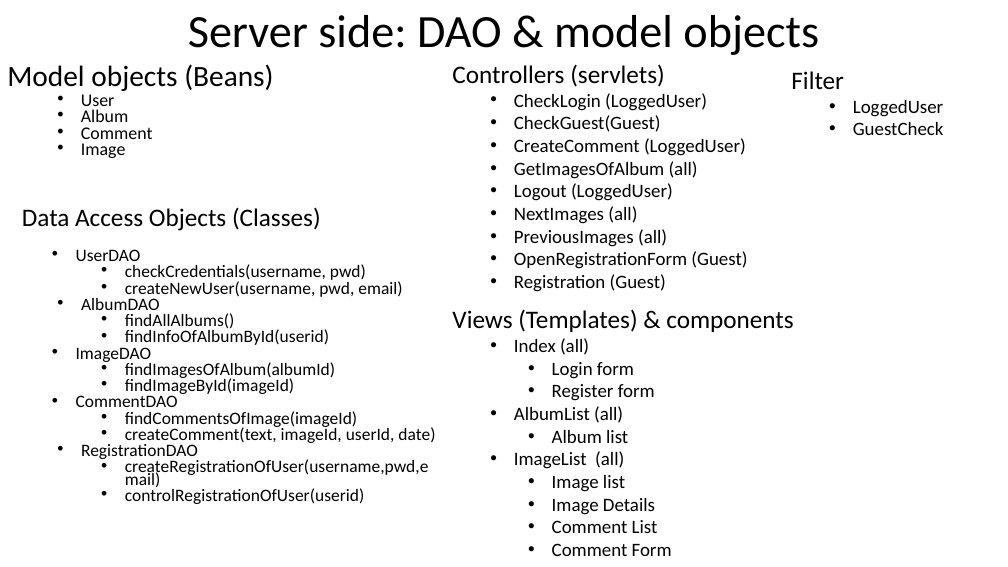
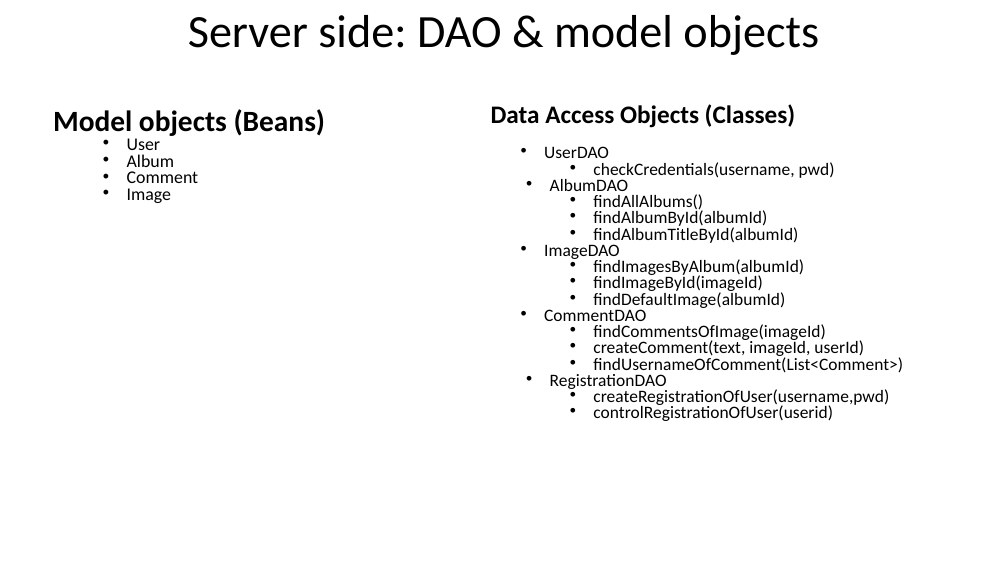
Before and after one commit to Giulsmoon/TecnologiePerIlWeb_Project1, a slide deck: slide 5 of Presentazioni Powerpoint/Progetto1_versione_PURE_HTML.pptx. Drawn at 1008x567 pixels with LibreOffice and Linux fonts; fonts in the diff are those of the drawing. Boxes give left, top, right and bottom in pixels: in the first picture for what was removed or moved away, otherwise in the second. Text is boxed around its words. In the diff, an @@ line names an element or a change of style, - is before the commit and + after.

```diff
--- a/Presentazioni Powerpoint/Progetto1_versione_PURE_HTML.pptx
+++ b/Presentazioni Powerpoint/Progetto1_versione_PURE_HTML.pptx
@@ text removed at (452,64,747,292) @@
-Controllers (servlets)
-  • CheckLogin (LoggedUser)
-  • CheckGuest(Guest)
-  • CreateComment (LoggedUser)
-  • GetImagesOfAlbum (all)
-  • Logout (LoggedUser)
-  • NextImages (all)
-  • PreviousImages (all)
-  • OpenRegistrationForm (Guest)
-  • Registration (Guest)
@@ text removed at (791,71,944,135) @@
-Filter
-  • LoggedUser
-  • GuestCheck
@@ text "Model objects (Beans)": place and size @@
-text "Model objects (Beans)" at (7,64,273,158)
+text "Model objects (Beans)" at (53,109,326,203)
@@ text at (53,109,326,136): bold on in "Model objects (Beans)" @@
@@ text "Data Access Objects (Classes)": place and size @@
-text "Data Access Objects (Classes)" at (22,207,435,504)
+text "Data Access Objects (Classes)" at (491,104,903,421)
@@ text at (491,104,795,128): bold on in "Data Access Objects (Classes)" @@
@@ text at (593,209,798,245): text changed @@
-    • findInfoOfAlbumById(userid)
+    • findAlbumById(albumId)
+    • findAlbumTitleById(albumId)
@@ text at (593,259,804,277): text changed @@
-    • findImagesOfAlbum(albumId)
+    • findImagesByAlbum(albumId)
@@ text at (125,281,402,299): paragraph removed @@
-    • createNewUser(username, pwd, email)
@@ text at (593,292,785,310): paragraph added @@
+    • findDefaultImage(albumId)
@@ text removed at (452,309,793,556) @@
-Views (Templates) & components
-  • Index (all)
-    • Login form
-    • Register form
-  • AlbumList (all)
-    • Album list
-  • ImageList (all)
-    • Image list
-    • Image Details
-    • Comment List
-    • Comment Form
@@ text at (593,339,903,375): text changed @@
-    • createComment(text, imageId, userId, date)
+    • createComment(text, imageId, userId)
+    • findUsernameOfComment(List<Comment>)
@@ text at (593,389,889,407): text changed @@
-    • createRegistrationOfUser(username,pwd,email)
+    • createRegistrationOfUser(username,pwd)
```
Also in this commit, not shown: 2 other slides changed, 1 slide added, 4 other files.
